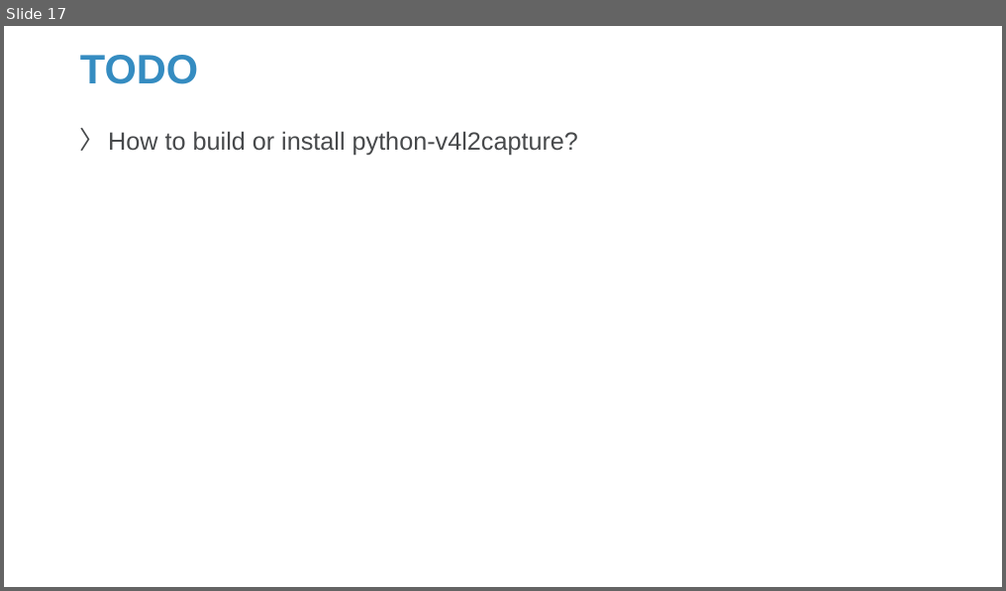
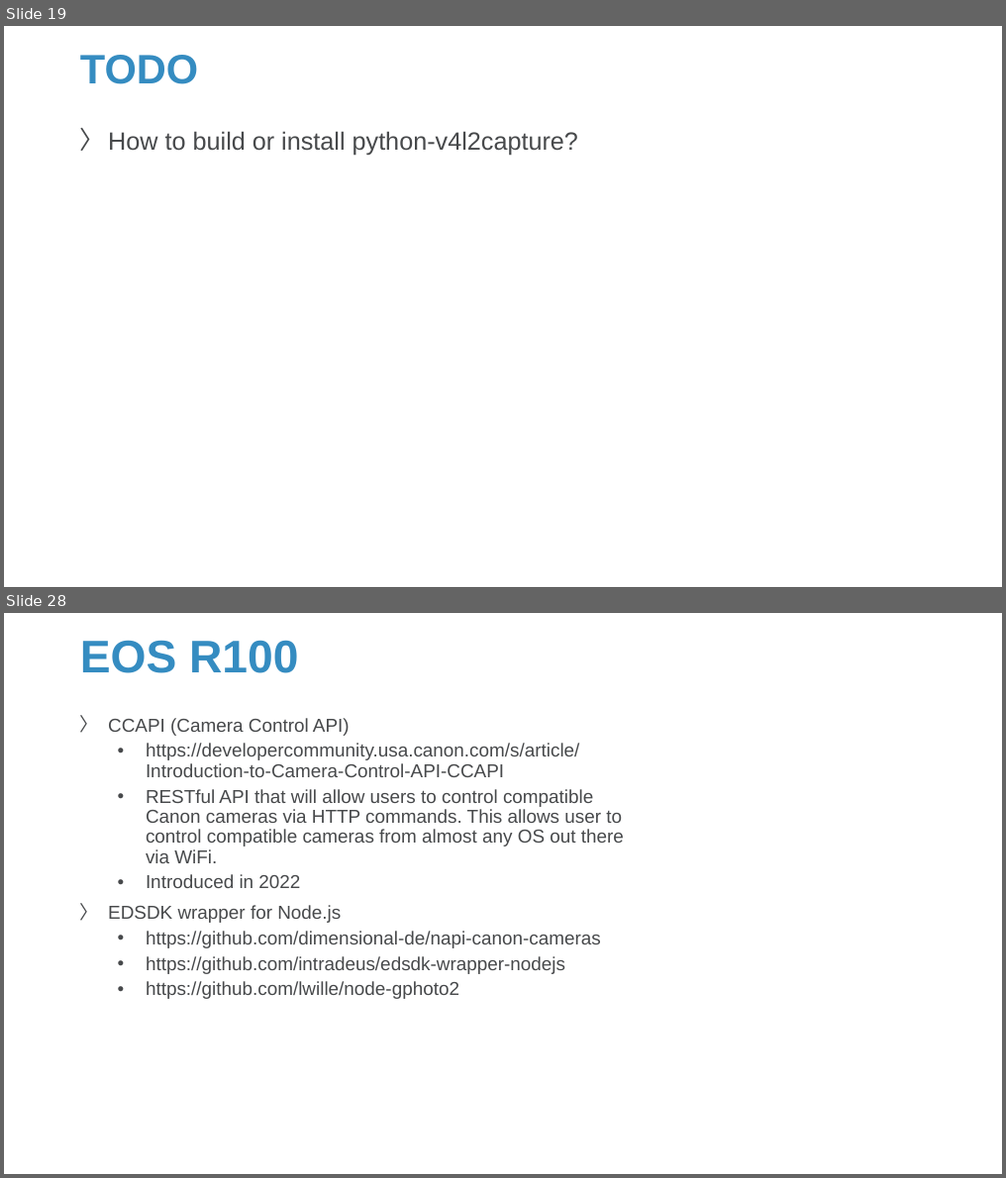
Before and after one commit to Sparks-Lu/TechNotes, a slide deck: Hardware/RaspberrySetup.pptx. Shown one above the other, each under a label of ours: slide 17 before the commit, slides 19 and 28 after it; the slides between them are not shown. The pictures are 1006x591 and 1006x1178 pixels, drawn with LibreOffice and Linux fonts; fonts in the diff are those of the drawing; background and template pictures are left out. Boxes give left, top, right and bottom in pixels: in the first picture for what was removed or moved away, otherwise in the second. Text is boxed around its words. In the diff, an @@ line names an element or a change of style, - is before the commit and + after.

```diff
--- a/Hardware/RaspberrySetup.pptx
+++ b/Hardware/RaspberrySetup.pptx
@@ slide 28 added at (x1=4, y1=613, x2=1002, y2=1174), background picture (left out) @@
@@ title added at (x1=80, y1=640, x2=298, y2=673), 44 pt, text #358CC1, bold @@
+EOS R100
@@ text added at (x1=108, y1=718, x2=624, y2=999), 18 pt, text #47494B @@
+〉 CCAPI (Camera Control API)
+  • https://developercommunity.usa.canon.com/s/article/Introduction-to-Camera-Control-API-CCAPI
+  • RESTful API that will allow users to control compatible Canon cameras via HTTP commands. This allows user to control compatible cameras from almost any OS out there via WiFi.
+  • Introduced in 2022
+〉 EDSDK wrapper for Node.js
+  • https://github.com/dimensional-de/napi-canon-cameras
+  • https://github.com/intradeus/edsdk-wrapper-nodejs
+  • https://github.com/lwille/node-gphoto2
@@ what was slide 17 is now slide 19 @@
```
Also in this commit, not shown: 2 slides changed, 20 other slides added, 22 other files.
